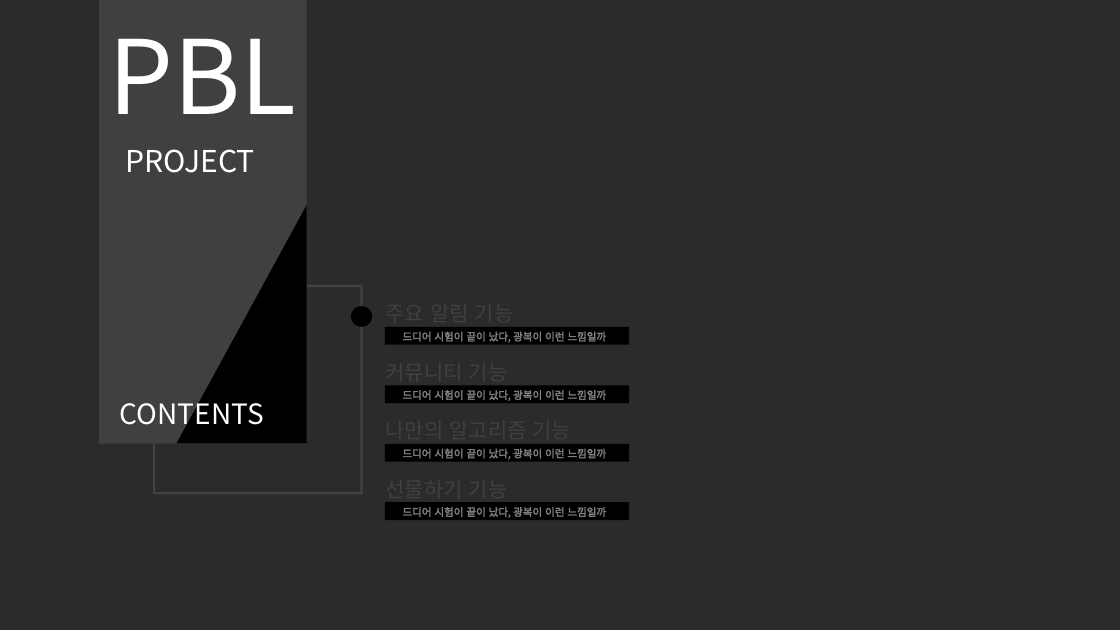
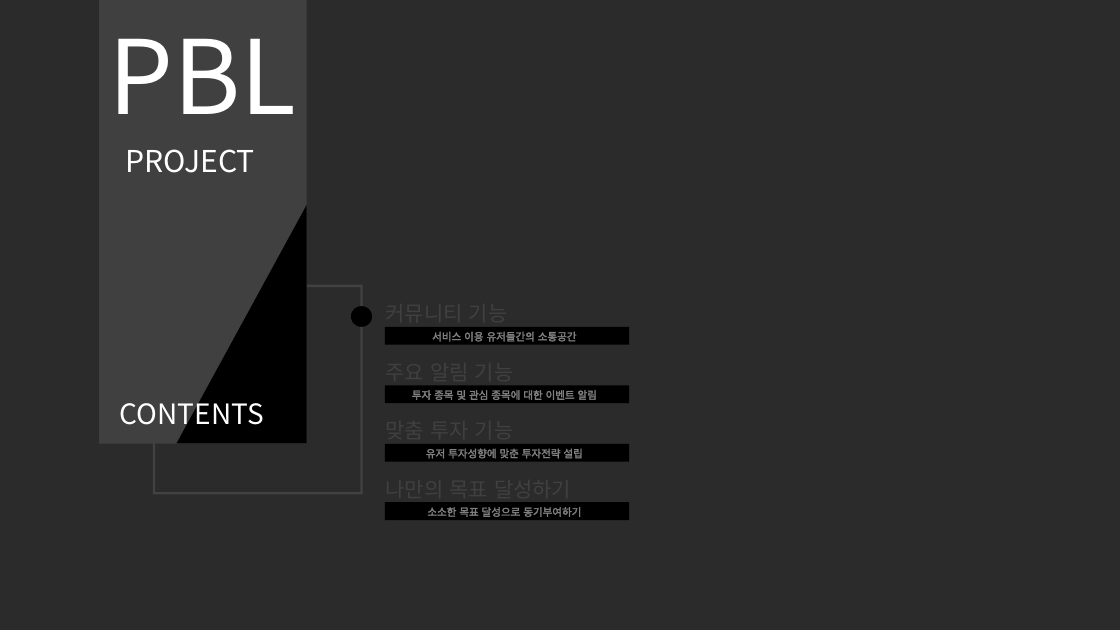
Before and after one commit to leo-kimm/project_N, a slide deck: slide 3 of 서비스 청사진.pptx. Drawn at 1120x630 pixels with LibreOffice and Linux fonts; fonts in the diff are those of the drawing; background and template pictures are left out; a plain dark background stands for a picture behind light text. Boxes give left, top, right and bottom in pixels: in the first picture for what was removed or moved away, otherwise in the second. Text is boxed around its words. In the diff, an @@ line names an element or a change of style, - is before the commit and + after.

```diff
--- a/서비스 청사진.pptx
+++ b/서비스 청사진.pptx
@@ text "커뮤니티 기능": place and size @@
-text "커뮤니티 기능" at [386,356,508,386]
+text "커뮤니티 기능" at [386,297,508,327]
@@ text "주요 알림 기능": place and size @@
-text "주요 알림 기능" at [386,297,514,327]
+text "주요 알림 기능" at [386,356,514,386]
@@ text at [432,331,577,342]: text changed @@
-드디어 시험이 끝이 났다, 광복이 이런 느낌일까
+서비스 이용 유저들간의 소통공간
@@ text at [412,388,597,402]: text changed @@
-드디어 시험이 끝이 났다, 광복이 이런 느낌일까
+투자 종목 및 관심 종목에 대한 이벤트 알림
@@ text at [386,414,514,444]: text changed @@
-나만의 알고리즘 기능
+맞춤 투자 기능
@@ text at [426,448,582,459]: text changed @@
-드디어 시험이 끝이 났다, 광복이 이런 느낌일까
+유저 투자성향에 맞춘 투자전략 설립
@@ text at [386,473,571,503]: text changed @@
-선물하기 기능
+나만의 목표 달성하기
@@ text at [427,507,581,517]: text changed @@
-드디어 시험이 끝이 났다, 광복이 이런 느낌일까
+소소한 목표 달성으로 동기부여하기
```
Also in this commit, not shown: 7 other slides changed, 8 slides added, 3 slides removed.
